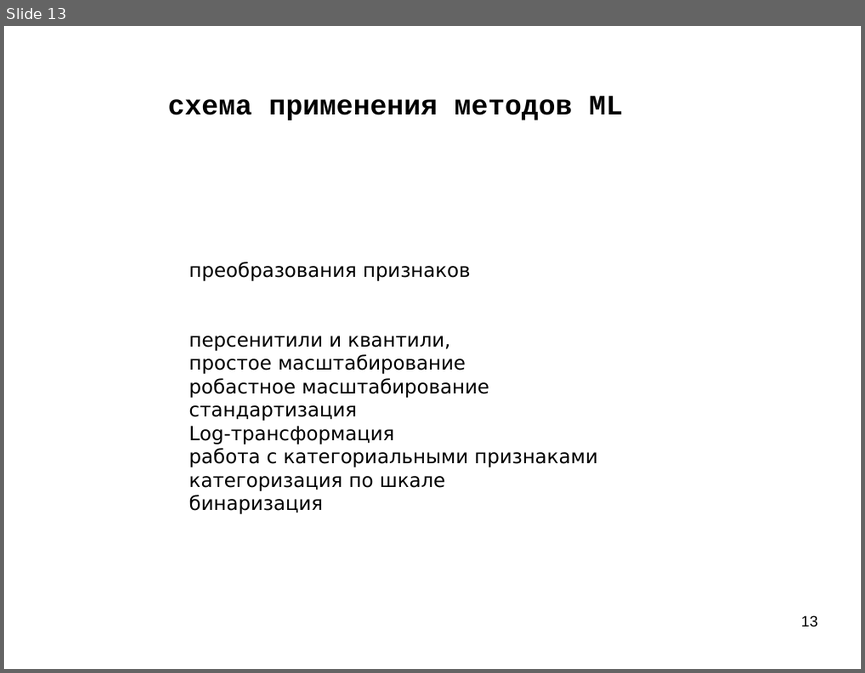
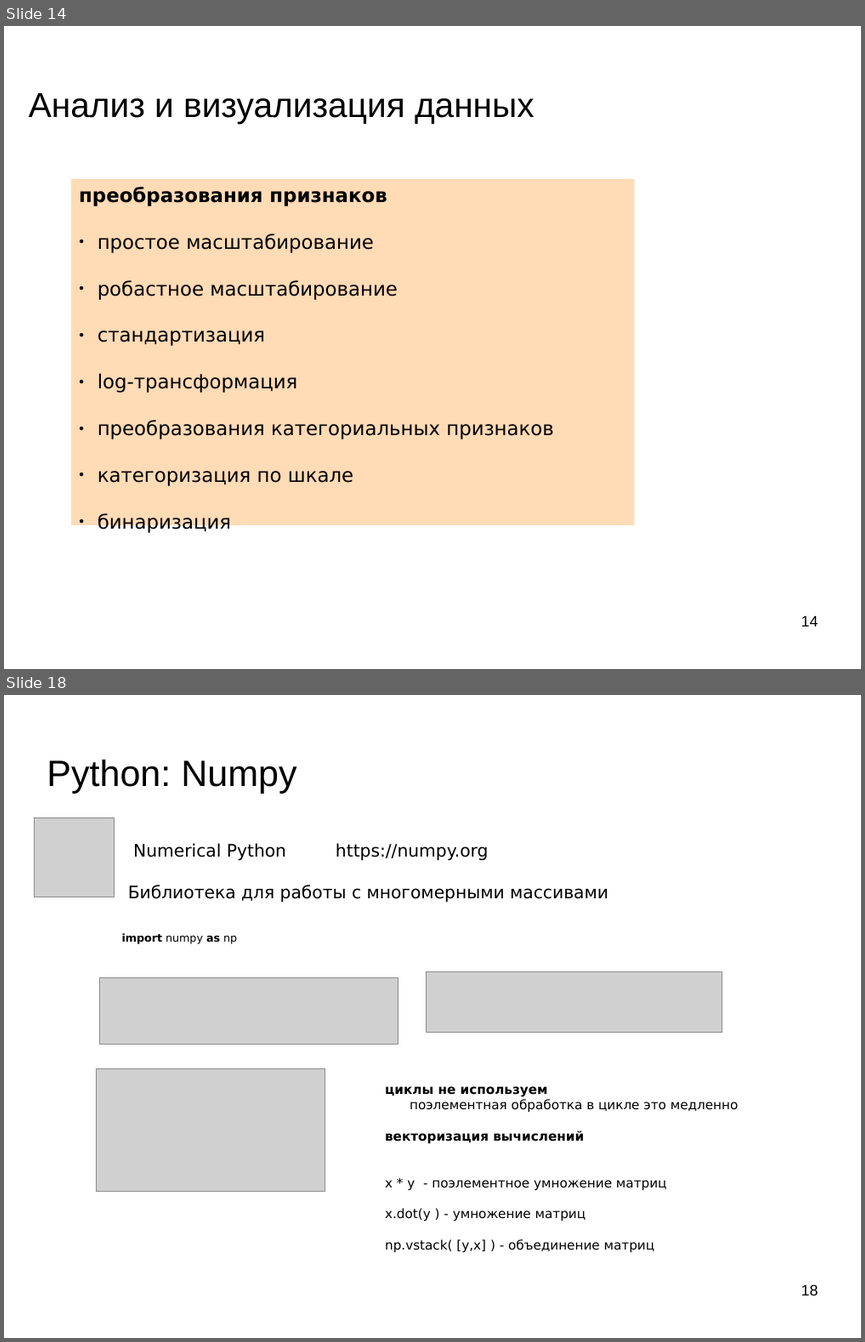
Before and after one commit to mechanoid5/ml_lectorium_2026_I, a slide deck: 04-data-proc.odp. Shown one above the other, each under a label of ours: slide 13 before the commit, slides 14 and 18 after it; the slides between them are not shown. The pictures are 865x673 and 865x1342 pixels, drawn with LibreOffice and Linux fonts; fonts in the diff are those of the drawing; grey boxes stand for pictures; background and template pictures are left out. Boxes give left, top, right and bottom in pixels: in the first picture for what was removed or moved away, otherwise in the second. Text is boxed around its words. In the diff, an @@ line names an element or a change of style, - is before the commit and + after.

```diff
--- a/04-data-proc.odp
+++ b/04-data-proc.odp
@@ slide 18 added at <box>4,695,861,1338</box>, background picture (left out) @@
@@ title added at <box>46,759,296,793</box>, 33.9 pt, text #000000 @@
+Python: Numpy
@@ picture added at <box>35,817,114,896</box> @@
@@ text added at <box>128,843,608,902</box>, 16 pt, text #000000 @@
+Numerical Python https://numpy.org
+Библиотека для работы с многомерными массивами
@@ text added at <box>122,933,237,944</box>, 10 pt, text #000000, bold @@
+import numpy as np
@@ picture added at <box>426,972,721,1032</box> @@
@@ picture added at <box>100,977,398,1043</box> @@
@@ picture added at <box>96,1068,325,1191</box> @@
@@ text added at <box>385,1086,738,1253</box>, 12 pt, text #000000 @@
+циклы не используем
+поэлементная обработка в цикле это медленно
+векторизация вычислений
+x * y - поэлементное умножение матриц
+x.dot(y ) - умножение матриц
+np.vstack( [y,x] ) - объединение матриц
@@ page number added at <box>801,1284,818,1295</box>, 14 pt, text #000000 @@
+18
@@ what was slide 13 is now slide 14 @@
@@ slide 14 changed as well @@
@@ title at <box>29,93,534,124</box>: text changed; size 26 to 32 pt; font Courier New to Arial; bold off @@
-схема применения методов ML
+Анализ и визуализация данных
@@ rectangle "преобразования признаков": place and size @@
-rectangle "преобразования признаков" at <box>189,261,597,514</box>
+rectangle "преобразования признаков" at <box>72,179,635,525</box>
@@ rectangle "преобразования признаков" at <box>72,179,635,525</box>: fill none to #FFDBB6 @@
@@ text in rectangle at <box>79,187,398,533</box>: bold on in "преобразования признаков"; bullet none to ●; line spacing 1 to 2 @@
@@ text in rectangle at <box>189,335,450,351</box>: paragraph removed @@
-персенитили и квантили,
@@ text in rectangle at <box>98,373,554,439</box>: text changed @@
-Log-трансформация
-работа с категориальными признаками
+● log-трансформация
+● преобразования категориальных признаков
@@ page number at <box>801,615,818,626</box>: text changed @@
-13
+14
```
Also in this commit, not shown: 14 other slides changed, 11 other slides added, 7 slides removed.
